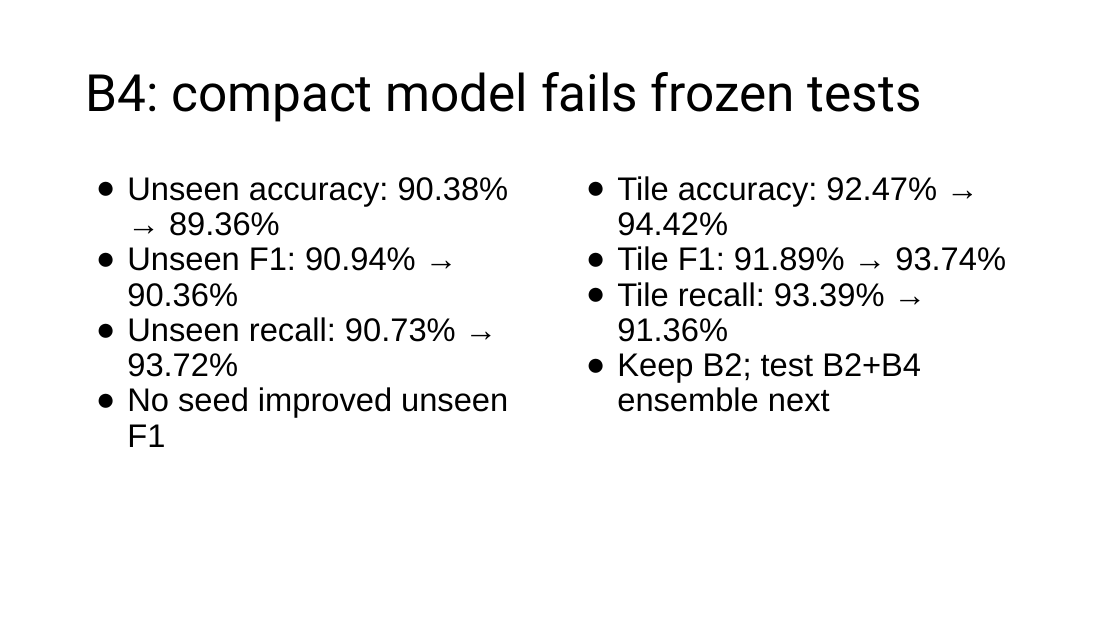
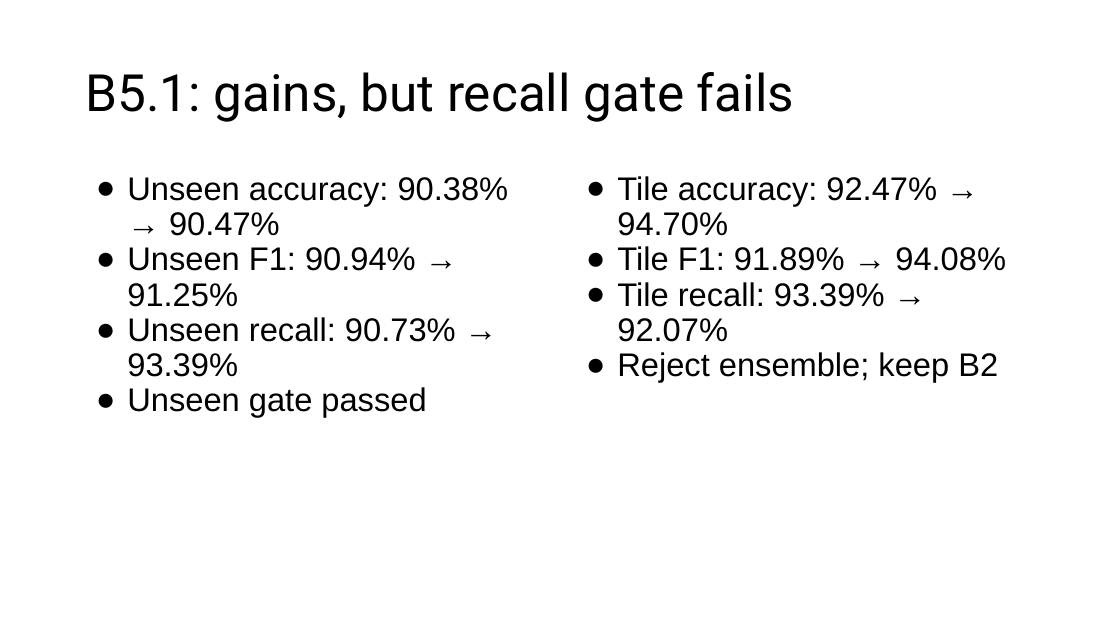
Before and after one commit to nocleo/ADVLSI2_Project_updated, a slide deck: slide 24 of presentation/ADVLSI2_DRC_CNN_Project_Progress.pptx. Drawn at 1120x630 pixels with LibreOffice and Linux fonts; fonts in the diff are those of the drawing. Boxes give left, top, right and bottom in pixels: in the first picture for what was removed or moved away, otherwise in the second. Text is boxed around its words. In the diff, an @@ line names an element or a change of style, - is before the commit and + after.

Commit message:
Document completed B5 ensemble experiment

```diff
--- a/presentation/ADVLSI2_DRC_CNN_Project_Progress.pptx
+++ b/presentation/ADVLSI2_DRC_CNN_Project_Progress.pptx
@@ title at (x1=85, y1=72, x2=794, y2=122): text changed @@
-B4: compact model fails frozen tests
+B5.1: gains, but recall gate fails
@@ text at (x1=127, y1=177, x2=509, y2=417): text changed @@
-● Unseen accuracy: 90.38% → 89.36%
-● Unseen F1: 90.94% → 90.36%
-● Unseen recall: 90.73% → 93.72%
-● No seed improved unseen F1
+● Unseen accuracy: 90.38% → 90.47%
+● Unseen F1: 90.94% → 91.25%
+● Unseen recall: 90.73% → 93.39%
+● Unseen gate passed
@@ text at (x1=617, y1=176, x2=1006, y2=382): text changed @@
-● Tile accuracy: 92.47% → 94.42%
-● Tile F1: 91.89% → 93.74%
-● Tile recall: 93.39% → 91.36%
-● Keep B2; test B2+B4 ensemble next
+● Tile accuracy: 92.47% → 94.70%
+● Tile F1: 91.89% → 94.08%
+● Tile recall: 93.39% → 92.07%
+● Reject ensemble; keep B2
```
Also in this commit, not shown: 5 other slides changed, 5 other files.
